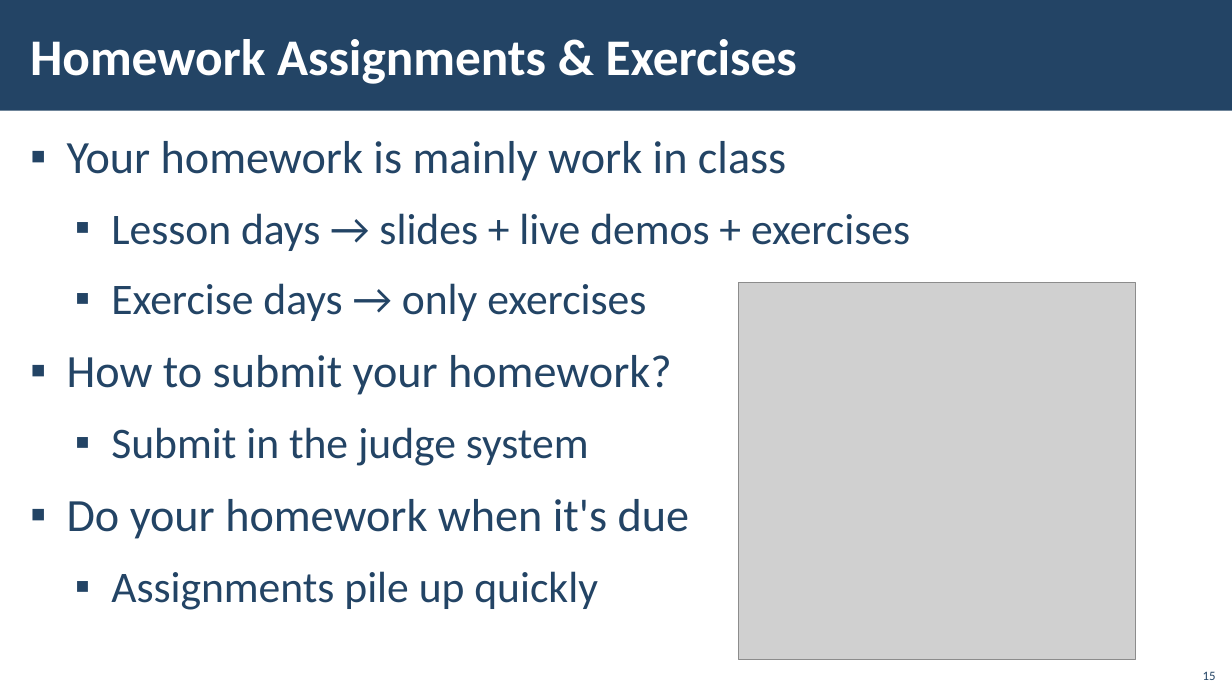
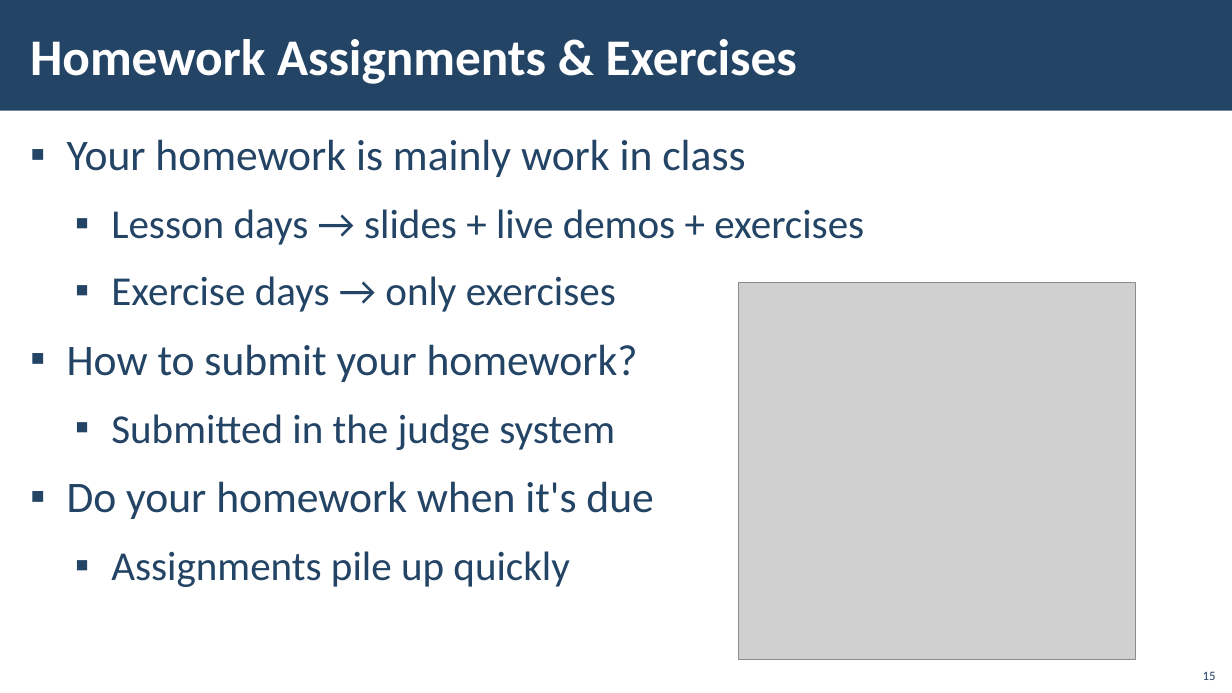
Before and after one commit to ErayErol/Software-University-Courses, a slide deck: slide 15 of 2021.01 - [ MS SQL Server ]/00 - [ Course Introduction ]/Presentation.pptx. Drawn at 1232x693 pixels with LibreOffice and Linux fonts; fonts in the diff are those of the drawing; grey boxes stand for pictures; background and template pictures are left out. Boxes give left, top, right and bottom in pixels: in the first picture for what was removed or moved away, otherwise in the second. Text is boxed around its words. In the diff, an @@ line names an element or a change of style, - is before the commit and + after.

```diff
--- a/2021.01 - [ MS SQL Server ]/00 - [ Course Introduction ]/Presentation.pptx
+++ b/2021.01 - [ MS SQL Server ]/00 - [ Course Introduction ]/Presentation.pptx
@@ text at [67,139,864,587]: size 36 to 34 pt in "Your homework is mainly work in class", "How to submit your homework?", "Do your homework when it's due"; size 34 to 32 pt in "Lesson days → slides + live demos ...", "Exercise days → only exercises", "Assignments pile up quickly" @@
@@ text at [111,414,615,450]: text changed; size 34 to 32 pt @@
-  ▪ Submit in the judge system
+  ▪ Submitted in the judge system
```
Also in this commit, not shown: 11 other slides changed, 5 slides added, 7 slides removed, 16 other files.
